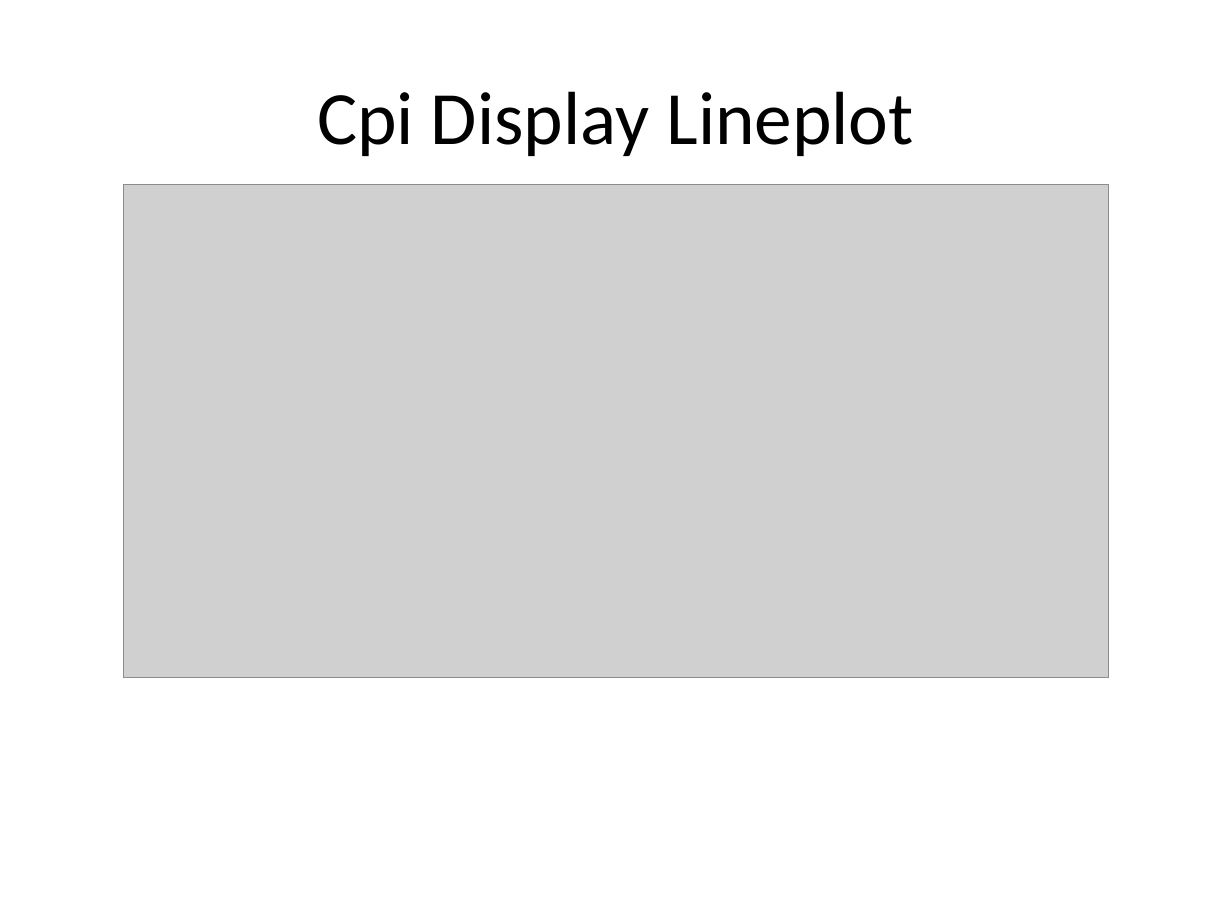
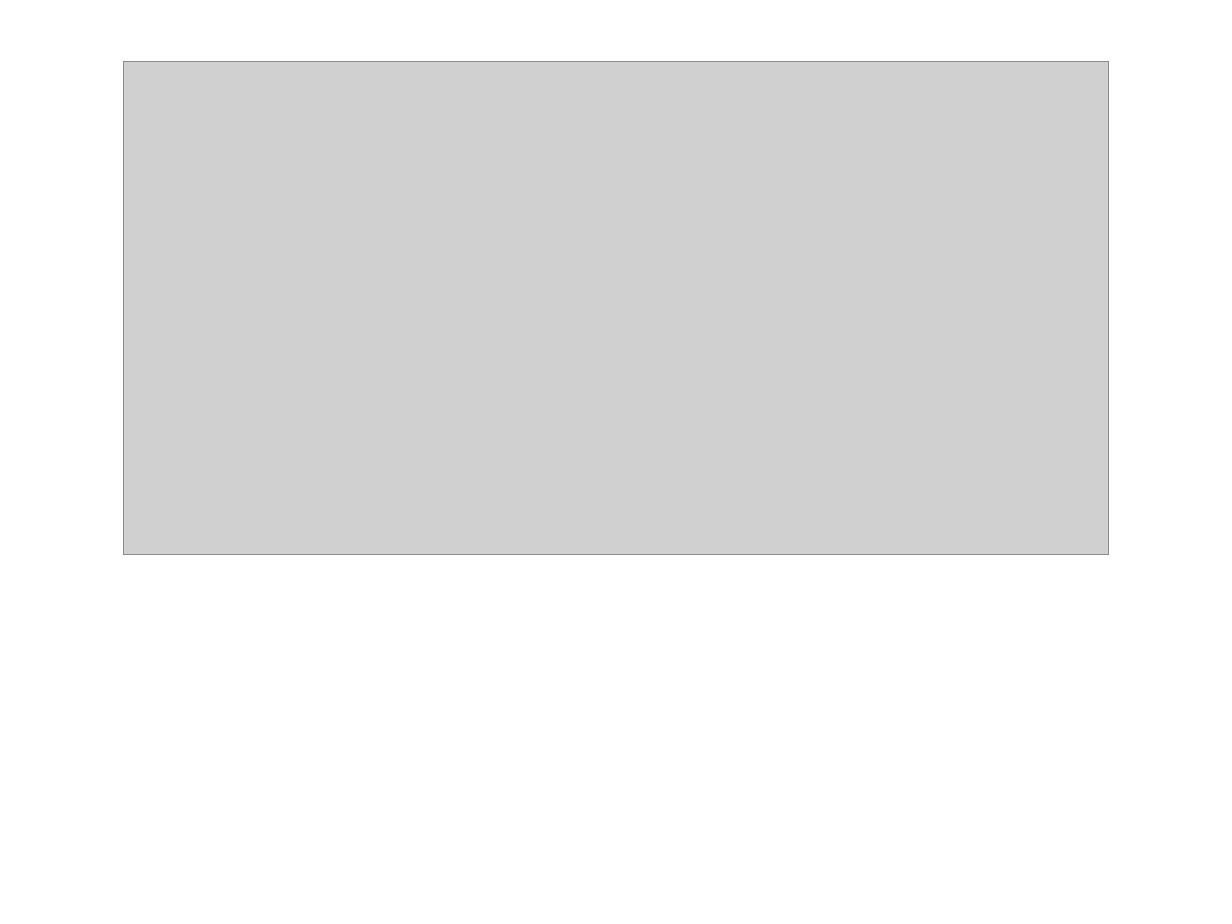
Before and after one commit to Delpen9/Argentina-Inflation, a slide deck: slide 2 of argentina_analysis_presentation.pptx. Drawn at 1232x924 pixels with LibreOffice and Linux fonts; fonts in the diff are those of the drawing; grey boxes stand for pictures. Boxes give left, top, right and bottom in pixels: in the first picture for what was removed or moved away, otherwise in the second. Text is boxed around its words. In the diff, an @@ line names an element or a change of style, - is before the commit and + after.

```diff
--- a/argentina_analysis_presentation.pptx
+++ b/argentina_analysis_presentation.pptx
@@ picture moved from (x1=123, y1=185, x2=1109, y2=678) to (x1=123, y1=62, x2=1109, y2=554) @@
@@ title removed at (x1=317, y1=91, x2=913, y2=156) @@
-Cpi Display Lineplot
```
Also in this commit, not shown: 12 other slides changed, 1 other file.
